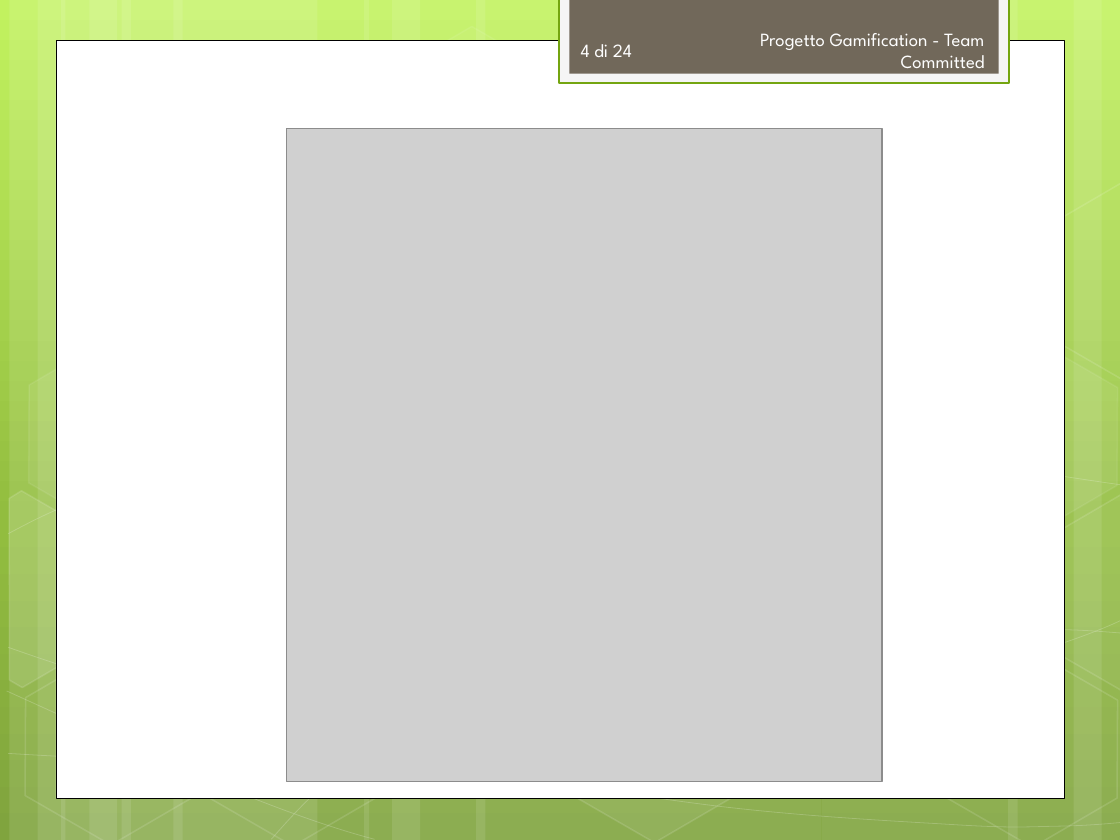
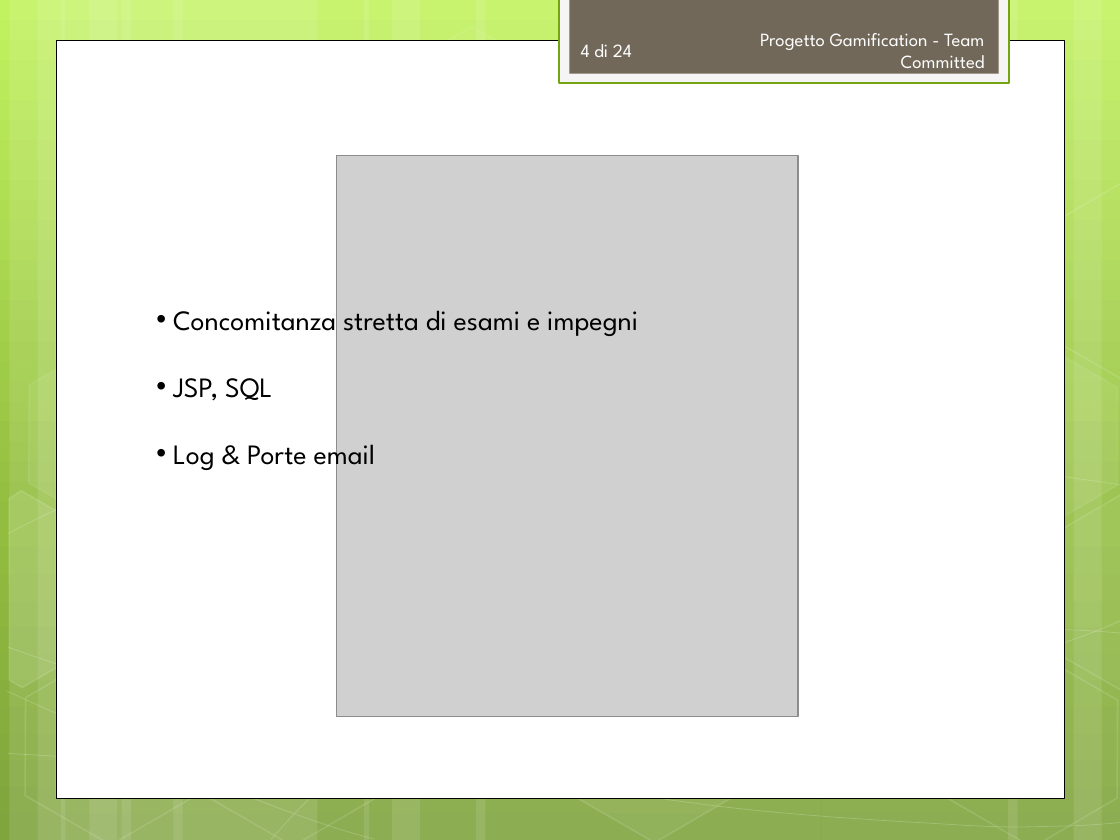
Before and after one commit to TeamCommitted/Team-Committed---Documenti, a slide deck: slide 4 of RQ/Esterni/presentazione/RP-Presentazione.pptx. Drawn at 1120x840 pixels with LibreOffice and Linux fonts; fonts in the diff are those of the drawing; grey boxes stand for pictures. Boxes give left, top, right and bottom in pixels: in the first picture for what was removed or moved away, otherwise in the second. Text is boxed around its words. In the diff, an @@ line names an element or a change of style, - is before the commit and + after.

```diff
--- a/RQ/Esterni/presentazione/RP-Presentazione.pptx
+++ b/RQ/Esterni/presentazione/RP-Presentazione.pptx
@@ picture resized from (x1=287, y1=129, x2=883, y2=782) to (x1=337, y1=156, x2=799, y2=717) @@
@@ text added at (x1=173, y1=310, x2=638, y2=473), 18 pt, text #000000 @@
+• Concomitanza stretta di esami e impegni
+• JSP, SQL
+• Log & Porte email
```
Also in this commit, not shown: 3 other slides changed, 20 slides removed, 4 other files.
